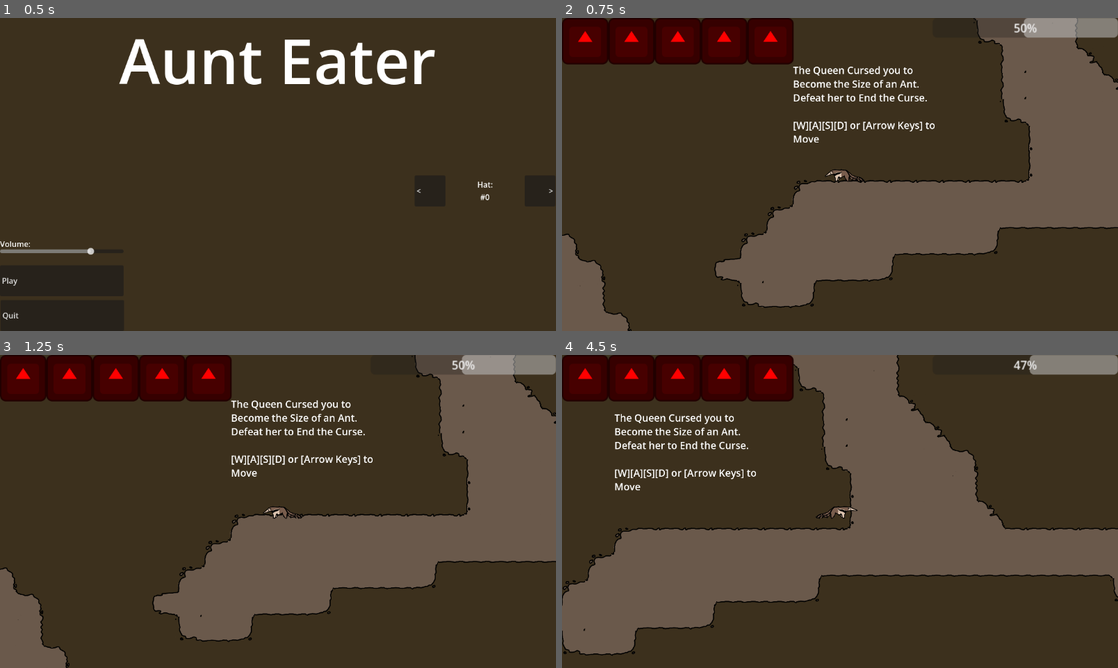
Above: before the commit, frames 1-4 (two rows, left to right).
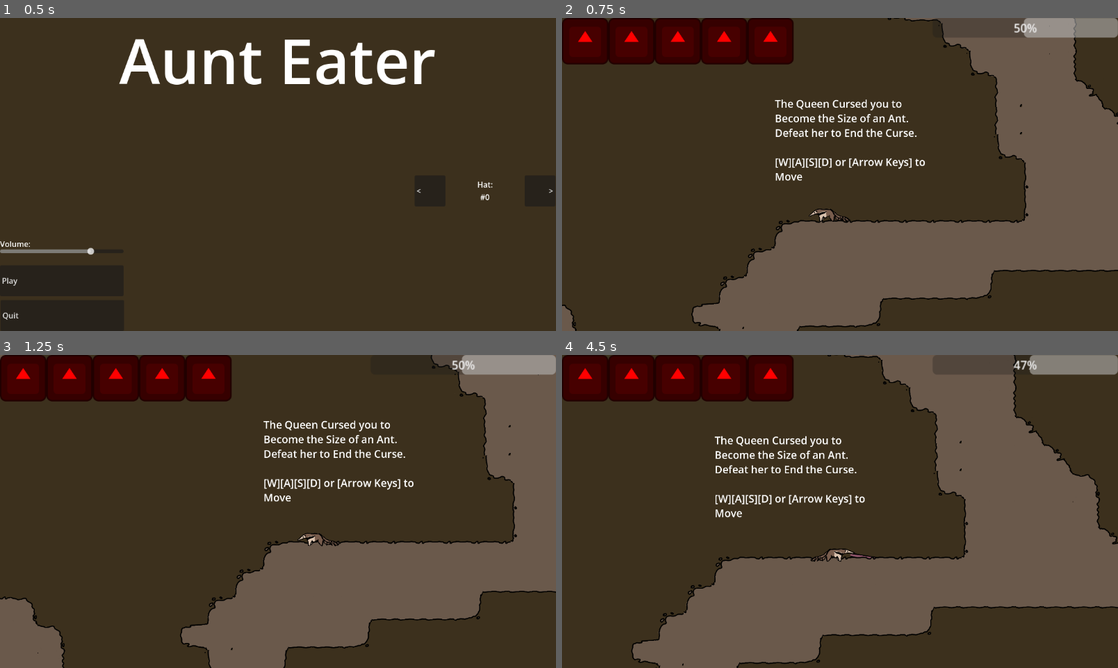
Above: after the commit, the same moments.

Repository: IncrediblyCreativeUsername/Team-Indecisive-Cutthroat-2026
Game: Godot game, scene res://UI/MainMenu.tscn
Same seed, same stepped clock (60 frames per second), same inputs: the game is played once before the commit and once after it. The engine's default icon, where the game draws it, is replaced by a stand-in: a white triangle on a blue panel in a dark square.
Inputs (mouse positions are in pixels of both pictures, inside the frame that each line leads up to):
- Up to frame 1 (0.5 s): no input
- Up to frame 2 (0.75 s): click "Play" at 0.5 s
- Up to frame 3 (1.25 s): no input
- Up to frame 4 (4.5 s): move the mouse to (962, 495) at 1.27 s; hold W (JUMP) 1.28-2.03 s; hold D (MOVE_RIGHT) 1.28-2.78 s; click (962, 495) at 1.35 s; move the mouse to (728, 527) at 2.02 s; tap W (JUMP) at 2.1, 2.27, 2.57, 3.77, 4.07 s; click (728, 527) at 2.3 s; move the mouse to (895, 442) at 2.77 s; hold A (MOVE_LEFT) 2.78-3.53 s; hold W (JUMP) 2.78-3.53 s; tap Q (DROP) at 2.85 s; move the mouse to (812, 574) at 3.52 s; hold D (MOVE_RIGHT) from 3.53 s (still down); tap E (EAT) at 3.6 s; click (812, 574) at 3.8 s; move the mouse to (1006, 558) at 4.27 s; hold W (JUMP) from 4.28 s (still down); click (1006, 558) at 4.35 s

Frame 1 is identical in both runs. In frame 2, 24% of the frame differs, in the area x 0-100%, y 0-100%; in frame 3, 23%; in frame 4, 48%.

Commit message:
Camera improvements
Camera now is a child of player scene, added camera smoothing, camera now changes position based on player direction, all player flipping now properly uses flip function, added camera shake function, added screen shake to grappling, taking damage, increased tongueCast range, grapple startTime now has to be a minimum of 0.01 to cut down on missed inputs

Diff:
--- a/Game/Game.tscn
+++ b/Game/Game.tscn
@@ -101,10 +101,6 @@
 position = Vector2(-5562, -2337)
 floor_max_angle = 0.87266463
 
-[node name="Camera2D" type="Camera2D" parent="Player" unique_id=594023427]
-zoom = Vector2(0.5, 0.5)
-position_smoothing_speed = 3.0
-
 [node name="Nephew" parent="." unique_id=1379414758 instance=ExtResource("6_ghvq8")]
 position = Vector2(1445, -1640)
 
--- a/Game/game2.tscn
+++ b/Game/game2.tscn
@@ -32,10 +32,6 @@
 floor_max_angle = 0.87266463
 startFlipped = true
 
-[node name="Camera2D" type="Camera2D" parent="Player" unique_id=594023427]
-zoom = Vector2(0.425, 0.425)
-position_smoothing_speed = 3.0
-
 [node name="Nephew" parent="." unique_id=1379414758 instance=ExtResource("7_54uxu")]
 position = Vector2(10684, -884)
 
@@ -154,10 +150,10 @@
 text = "[Space] to jump"
 
 [node name="RichTextLabel2" type="RichTextLabel" parent="Tutorial" unique_id=1484842353]
-offset_left = 2905.0
-offset_top = -211.0
-offset_right = 3480.0
-offset_bottom = -49.0
+offset_left = 4479.0
+offset_top = -303.0
+offset_right = 5054.0
+offset_bottom = -141.0
 theme_override_font_sizes/normal_font_size = 48
 text = "[Left Click] to Grapple with your Tongue"
 
--- a/Player/Player.tscn
+++ b/Player/Player.tscn
@@ -4,6 +4,7 @@
 [ext_resource type="SpriteFrames" uid="uid://bqh5c22glxrd7" path="res://Art/Characters/Animation/anteater_default_Anim.tres" id="2_ddoul"]
 [ext_resource type="PackedScene" uid="uid://d2faiy2b0xqm2" path="res://Player/Hats.tscn" id="3_tok1r"]
 [ext_resource type="Texture2D" uid="uid://ole04ijv4b8a" path="res://Art/antgame_chars.png" id="4_ddoul"]
+[ext_resource type="Script" uid="uid://dmfqdbnskrsap" path="res://Player/camera.gd" id="5_8g4oa"]
 
 [sub_resource type="RectangleShape2D" id="RectangleShape2D_ddoul"]
 size = Vector2(58.392044, 178.0951)
@@ -266,7 +267,7 @@
 speed_scale = 5.0
 
 [node name="RayCast2D" type="RayCast2D" parent="Tongue" unique_id=325188501]
-target_position = Vector2(1028, 0)
+target_position = Vector2(2056, 0)
 
 [node name="Eat" type="Area2D" parent="." unique_id=195358897]
 collision_layer = 0
@@ -276,5 +277,13 @@
 position = Vector2(0, 8.035709)
 shape = SubResource("RectangleShape2D_tok1r")
 
+[node name="Camera2D" type="Camera2D" parent="." unique_id=717058259]
+position = Vector2(600, -200)
+zoom = Vector2(0.45, 0.45)
+limit_enabled = false
+position_smoothing_enabled = true
+position_smoothing_speed = 4.0
+script = ExtResource("5_8g4oa")
+
 [connection signal="body_entered" from="Tongue/Area2D" to="." method="_on_area_2d_body_entered"]
 [connection signal="animation_finished" from="Tongue/TongueAnim" to="." method="_on_tongue_anim_animation_finished"]
--- /dev/null
+++ b/Player/camera.gd
@@ -0,0 +1,17 @@
+extends Camera2D
+
+@onready var shaking := false
+
+func addShake(strength, duration):
+	if !shaking:
+		shaking = true
+		shake(strength)
+		await get_tree().create_timer(duration).timeout
+		shaking = false
+
+func shake(strength):
+	offset = Vector2(randf_range(-strength/2, strength/2), randf_range(-strength/2, strength/2))
+	if Globals.hp > 0:
+		await get_tree().process_frame
+		if shaking:
+			shake(strength)
--- a/Player/player.gd
+++ b/Player/player.gd
@@ -19,6 +19,7 @@
 @onready var animSprite := $PlayerSprite
 @onready var Hats := $Hats
 @onready var mouseCast := $MouseCast
+@onready var cam := $Camera2D
 var grabbedObject
 var isGrappling : bool = false
 var paused : bool = false
@@ -35,6 +36,8 @@
 	flip(startFlipped)
 
 func _physics_process(delta: float) -> void:
+	var prevVel = velocity
+
 	#Preventing a strange bug where the retract animation is interrupted from causing a softlock. I'm still not sure why
 	if !tongueAnimator.is_playing():
 		isGrappling = false
@@ -89,16 +92,14 @@
 			if Input.is_action_pressed("MOVE_RIGHT") && velocity.x < speed && !tongueExtending:
 				velocity.x += speed*60*delta
 
-				animSprite.flip_h =false
-				Hats.currentHat.flip_h = false
+				flip(false)
 				if self.is_on_floor():
 					animSprite.play("walk")
 					Hats.updateAnim("walk")
 			if Input.is_action_pressed("MOVE_LEFT") && velocity.x > -speed && !tongueExtending:
 				velocity.x -= speed*60*delta
 
-				animSprite.flip_h = true
-				Hats.currentHat.flip_h = true
+				flip(true)
 				if self.is_on_floor() && !tongueExtending:
 					animSprite.play("walk")
 					Hats.updateAnim("walk")
@@ -119,8 +120,7 @@
 				#base jump force
 				if is_on_floor() or coyoteTimer > 0:
 					coyoteTimer = 0
-					velocity.y = 0
-					velocity.y -= jumpForce
+					velocity.y = -jumpForce
 					animSprite.play("jump")
 					Hats.updateAnim("jump")
 			else:
@@ -160,7 +160,9 @@
 		#move according to velocity and delta
 		move_and_slide()
 
-
+		#add screen shake when landing
+		if prevVel.y > 0 && velocity.y == 0 && is_on_floor():
+			cam.addShake(clamp(2, prevVel.y/400, 7), 0.05)
 
 #tongue fully extends
 func _on_tongue_anim_animation_finished(anim_name: StringName) -> void:
@@ -174,7 +176,8 @@
 #tongue hit something
 func _on_area_2d_body_entered(body: Node2D) -> void:
 	if body.name != "Player":
-		var startTime = 1-tongueAnimator.current_animation_position
+		var startTime = min(0.01, 1.0-tongueAnimator.current_animation_position)
+		print(str(tongueAnimator.current_animation_position))
 		tongueTip.set_deferred("monitoring", false)
 		tongueAnimator.play("Retract")
 		tongueAnimator.seek(startTime)
@@ -187,8 +190,9 @@
 		#grapple otherwise
 		else:
 			await get_tree().process_frame
-			grapplePoint = tongueCast.get_collision_point() + Vector2(64,0).rotated(tonguePivot.rotation)
+			grapplePoint = tongueCast.get_collision_point()
 			velocity = (grapplePoint - tonguePivot.global_position) * tongueAnimator.speed_scale
+			cam.addShake(15, 0.05)
 			isGrappling = true
 			grappleCooldown = grappleCooldownMax
 
@@ -199,9 +203,11 @@
 		tonguePivot.position.x = -117
 		animSprite.position.x = 397
 		Hats.position.x = 397
+		cam.position.x = -350
 	else:
 		animSprite.flip_h = false
 		Hats.currentHat.flip_h = false
 		tonguePivot.position.x = 115
 		animSprite.position.x = 338
 		Hats.position.x = 338
+		cam.position.x = 350
--- a/globals.gd
+++ b/globals.gd
@@ -23,6 +23,7 @@
 	if invincible <= 0:
 		invincible = invincibilityFrames
 		hp -= damage
+		player.cam.addShake(12, 0.1)
 		if hp <= 0:
 			die()
 			#get_tree().reload_current_scene()
Not shown, added: Player/camera.gd.uid
